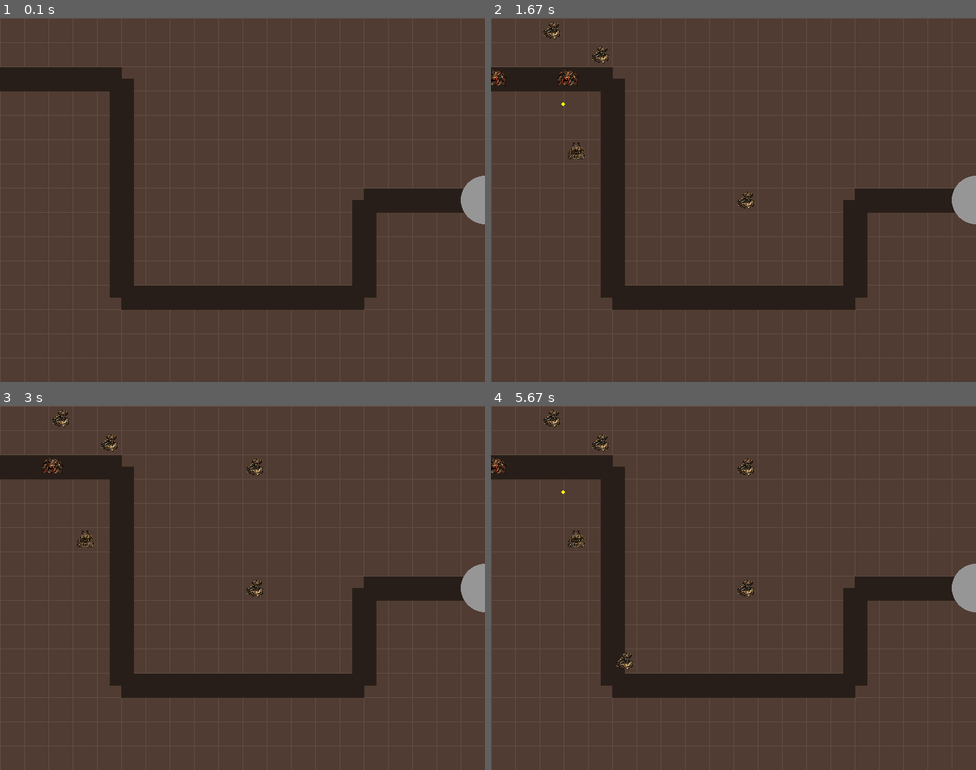
Above: before the commit, frames 1-4 (two rows, left to right).
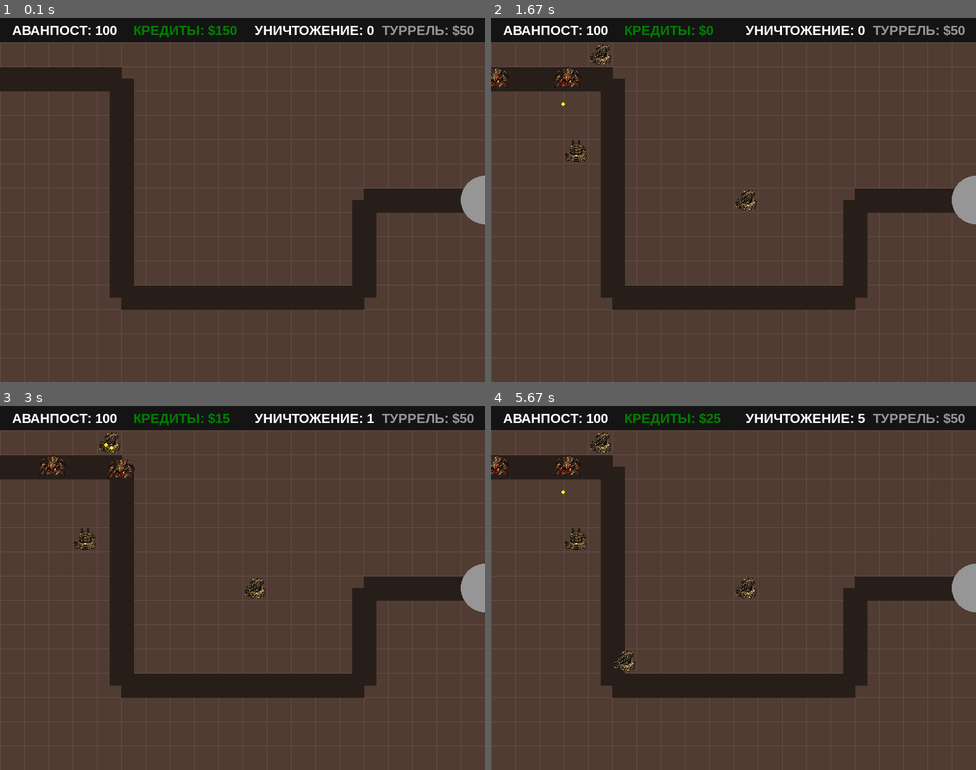
Above: after the commit, the same moments.

Repository: mdwkkk/py_gamee
Game: pygame game, started from main.py
Same seed, same stepped clock (60 frames per second), same inputs: the game is played once before the commit and once after it.
Inputs (mouse positions are in pixels of both pictures, inside the frame that each line leads up to):
- Up to frame 1 (0.1 s): no input
- Up to frame 2 (1.67 s): click (733, 200) at 0.38 s; click (554, 28) at 0.72 s, where only the run after the commit has a clickable "АВАНПОСТ: 100"; click (583, 145) at 1.05 s; click (607, 65) at 1.38 s
- Up to frame 3 (3 s): click (252, 464) at 1.72 s
- Up to frame 4 (5.67 s): click (617, 653) at 5.55 s

The runs differ from the first frame. In frame 1, 6.6% of the frame differs, in the area x 0-100%, y 0-7%; in frame 2, 7.3%; in frame 3, 7.4%; in frame 4, 7.5%, in the area x 0-100%, y 0-73%.

Commit message:
добавил систему кредитов, простой интерфейс хп аванпоста, числа кредитов, счетчки уничтоженных и т.д., систему уничтожения аванпоста

Diff:
--- a/main.py
+++ b/main.py
@@ -6,12 +6,14 @@
 TILE_SIZE = 40
 
 # Цветовая Звездного десанта
-COLOR_KLENDATHU_ROCK = (80, 60, 50)      # Грунт
-COLOR_CANYON = (40, 30, 25)              # Глубокий каньон (Дорога для жуков)
-COLOR_GRID = (100, 80, 70)               # сетка
-COLOR_ARACHNID = (255, 120, 0)           # Жуки
-COLOR_OUTPOST = (150, 150, 150)
-COLOR_BULLET = (255, 255, 0)        # Аванпост
+COLOR_KLENDATHU_ROCK = (80, 60, 50) # Грунт
+COLOR_CANYON = (40, 30, 25) # Глубокий каньон (Дорога для жуков)
+COLOR_GRID = (100, 80, 70) # сетка
+COLOR_ARACHNID = (255, 120, 0) # Жуки
+COLOR_OUTPOST = (150, 150, 150) # аванпост
+COLOR_BULLET = (255, 255, 0) # пули
+COLOR_TEXT = (255, 255, 255)
+COLOR_UI_BAR = (20, 20, 20)
 
 # Маршрут врагов (Координаты центров тайлов)
 WAYPOINTS = [
@@ -47,7 +49,7 @@
     def __init__(self, waypoints, *groups):
         super().__init__(*groups)
         orig_image = pygame.image.load('assets/bug.png').convert_alpha()
-        self.image = pygame.transform.scale(orig_image, (40, 40))
+        self.image = pygame.transform.scale(orig_image, (50, 50))
         self.rect = self.image.get_rect()
 
         self.waypoints = waypoints
@@ -59,16 +61,20 @@
 
         self.speed = 150  # пикселей в секунду
         self.hp = 100
+
+        self.reached_base = False # флаг прорыва к аванпосту
 
     def take_damage(self, amount):
         self.hp -= amount
         if self.hp <= 0:
             self.kill()
+            return True
+        return False
 
     def update(self, dt):
         # Если достигли конца маршрута (аванпоста)
         if self.current_wp_index >= len(self.waypoints):
-            self.kill() # жук исчезает
+            self.reached_base = True
             return
 
         # Берем текущую цель
@@ -96,8 +102,8 @@
 
         img_front = pygame.image.load('assets/turret_front.png').convert_alpha()
         img_back = pygame.image.load('assets/turret_back.png').convert_alpha()
-        self.image_front = pygame.transform.scale(img_front, (40, 40))
-        self.image_back = pygame.transform.scale(img_back, (40, 40))
+        self.image_front = pygame.transform.scale(img_front, (50, 50))
+        self.image_back = pygame.transform.scale(img_back, (50, 50))
         self.image = self.image_front
         self.rect = self.image.get_rect(center=pos)
         self.pos = pygame.Vector2(pos)
@@ -139,11 +145,14 @@
 class OutpostDefenseGame:
     def __init__(self):
         pygame.init()
+        pygame.font.init()
         self.screen = pygame.display.set_mode((WIDTH, HEIGHT))
         pygame.display.set_caption("Whiskey Outpost")
         self.clock = pygame.time.Clock()
         self.running = True
 
+        self.ui_font = pygame.font.SysFont("Arial", 22, bold=True)
+
         self.all_sprites = pygame.sprite.Group()
         self.turrets_group = pygame.sprite.Group()
         self.bugs_group = pygame.sprite.Group()
@@ -151,6 +160,11 @@
 
         self.spawn_timer = 0.0
         self.spawn_interval = 0.8
+
+        self.credits = 150 # стартовый капитал кредитов
+        self.turret_cost = 50 # стоимость одной турели
+        self.base_hp = 100 # хп аванпоста в %
+        self.score = 0 # число уничтоженных жуков
 
     def draw_grid_and_path(self):
         self.screen.fill(COLOR_KLENDATHU_ROCK)
@@ -169,22 +183,49 @@
         dome_pos = WAYPOINTS[-1]
         pygame.draw.circle(self.screen, COLOR_OUTPOST, dome_pos, 40)
 
+    def draw_ui(self):
+        pygame.draw.rect(self.screen, COLOR_UI_BAR, (0, 0, WIDTH, 40))
+        hp_text = f"АВАНПОСТ: {self.base_hp}"
+        credits_text = f"КРЕДИТЫ: ${self.credits}"
+        score_text = f"УНИЧТОЖЕНИЕ: {self.score}"
+        cost_text = f"ТУРРЕЛЬ: ${self.turret_cost}"
+
+        hp_surface = self.ui_font.render(hp_text, True, (255, 50, 50) if self.base_hp <= 30 else COLOR_TEXT)
+        credits_surface = self.ui_font.render(credits_text, True, (0, 128, 0))
+        score_surface = self.ui_font.render(score_text, True, COLOR_TEXT)
+        cost_surface = self.ui_font.render(cost_text, True, (150, 150, 150))
+
+        self.screen.blit(hp_surface, (20, 8))
+        self.screen.blit(credits_surface, (220, 8))
+        self.screen.blit(score_surface, (420, 8))
+        self.screen.blit(cost_surface, (630, 8))
+
     def handle_events(self):
         for event in pygame.event.get():
             if event.type == pygame.QUIT:
                 self.running = False
             if event.type == pygame.MOUSEBUTTONDOWN and event.button == 1:
-                mouse_x, mouse_y = event.pos
-                grid_x = (mouse_x // TILE_SIZE) * TILE_SIZE
-                grid_y = (mouse_y // TILE_SIZE) * TILE_SIZE
-                center_pos = (grid_x + TILE_SIZE // 2, grid_y + TILE_SIZE // 2)
-
-                temp_rect = pygame.Rect(grid_x, grid_y, TILE_SIZE, TILE_SIZE)
-                # проверка, чтобы не ставить турель на другую
-                if not any(t.rect.colliderect(temp_rect) for t in self.turrets_group):
-                    Turret(center_pos, self.all_sprites, self.turrets_group)
+                if event.pos[1] < 40:
+                    continue
+
+                if self.credits >= self.turret_cost:
+                    mouse_x, mouse_y = event.pos
+                    grid_x = (mouse_x // TILE_SIZE) * TILE_SIZE
+                    grid_y = (mouse_y // TILE_SIZE) * TILE_SIZE
+                    center_pos = (grid_x + TILE_SIZE // 2, grid_y + TILE_SIZE // 2)
+
+                    temp_rect = pygame.Rect(grid_x, grid_y, TILE_SIZE, TILE_SIZE)
+                    # проверка, чтобы не ставить турель на другую
+                    if not any(t.rect.colliderect(temp_rect) for t in self.turrets_group):
+                        Turret(center_pos, self.all_sprites, self.turrets_group)
+                        self.credits -= self.turret_cost
+                else:
+                    print("Недостачно кредитов")
 
     def update(self, dt):
+        if self.base_hp <= 0:
+            return
+
         # спавн жуков
         self.spawn_timer += dt
         if self.spawn_timer >= self.spawn_interval:
@@ -199,6 +240,14 @@
         for turret in self.turrets_group:
             turret.update(dt, self.bugs_group, self.all_sprites, self.bullets_group)
 
+        # проверка нанес ли жук урон по базе
+        for bug in list(self.bugs_group):
+            if bug.reached_base:
+                self.base_hp -= 10
+                bug.kill()
+                if self.base_hp < 0:
+                    self.base_hp = 0
+
         # обработка попаданий
         # флаг False означает "не удалять жука автоматически"
         # флаг True означает "удалить пулю при попадании"
@@ -206,11 +255,21 @@
 
         for bug, bullets in hits.items():
             for bullet in bullets:
-                bug.take_damage(bullet.damage)
+                if bug.take_damage(bullet.damage):
+                    self.credits += 15
+                    self.score += 1
 
     def draw(self):
         self.draw_grid_and_path()
         self.all_sprites.draw(self.screen)
+
+        self.draw_ui()
+        if self.base_hp <= 0:
+            game_over_font = pygame.font.SysFont("Arial", 48, bold=True)
+            go_surface = game_over_font.render("АВАНПОСТ ПАЛ!", True, (255, 0, 0))
+            go_rect = go_surface.get_rect(center=(WIDTH//2, HEIGHT//2))
+            self.screen.blit(go_surface, go_rect)
+
         pygame.display.flip()
 
     def run(self):
